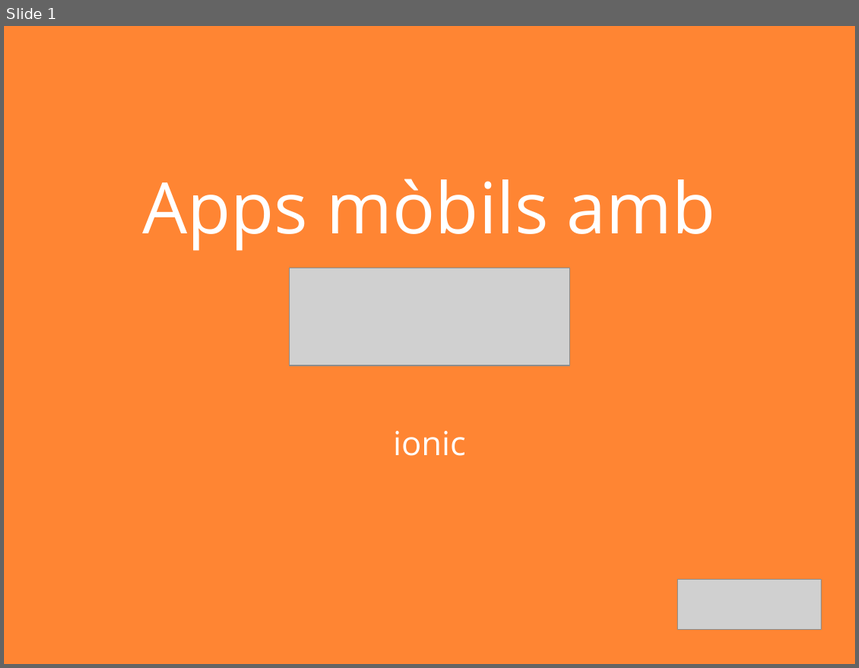
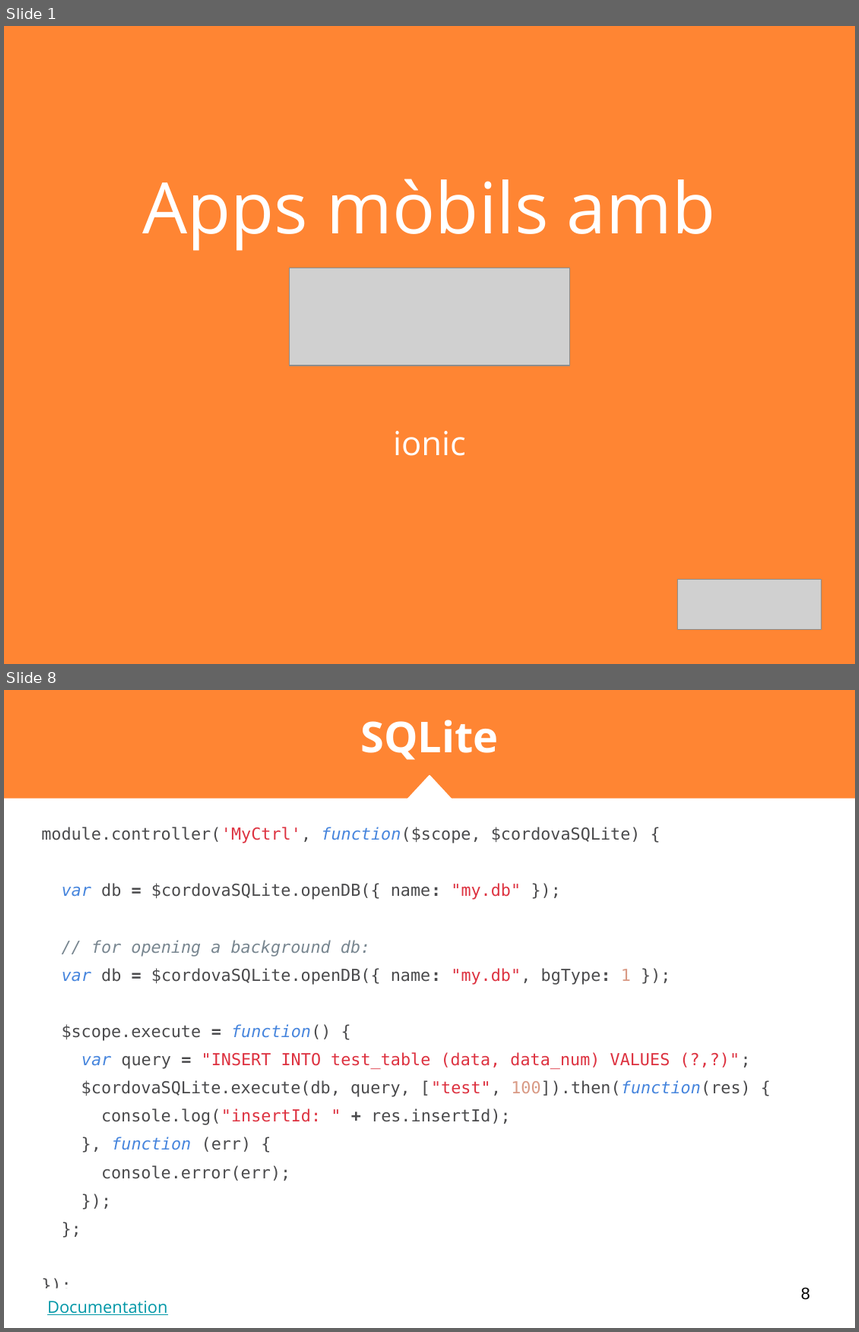
Before and after one commit to nmaletm/git-presentation, a slide deck: Presentations/P3.1 - Ionic.pptx. Shown one above the other, each under a label of ours: slide 1 before the commit, slides 1 and 8 after it; the slides between them are not shown. The pictures are 859x668 and 859x1332 pixels, drawn with LibreOffice and Linux fonts; fonts in the diff are those of the drawing; grey boxes stand for pictures. Boxes give left, top, right and bottom in pixels: in the first picture for what was removed or moved away, otherwise in the second. Text is boxed around its words. In the diff, an @@ line names an element or a change of style, - is before the commit and + after.

```diff
--- a/Presentations/P3.1 - Ionic.pptx
+++ b/Presentations/P3.1 - Ionic.pptx
@@ slide 8 added at (4,690,855,1328), background #FFFFFF @@
@@ rectangle added at (4,690,855,798), fill #FF8533 @@
@@ title added at (360,720,498,760), 36 pt, text #FFFFFF, bold @@
+SQLite
@@ triangle added at (408,774,452,797), fill #FF8533 @@
@@ triangle added at (408,776,451,799), fill #FFFFFF, outline #FFFFFF 1.5 pt @@
@@ rectangle added at (4,796,855,798), fill #FF8533 @@
@@ text added at (41,827,750,1181), 14 pt, text #4A4A4C @@
+module.controller('MyCtrl', function($scope, $cordovaSQLite) {
+var db = $cordovaSQLite.openDB({ name: "my.db" });
+// for opening a background db:
+var db = $cordovaSQLite.openDB({ name: "my.db", bgType: 1 });
+$scope.execute = function() {
+var query = "INSERT INTO test_table (data, data_num) VALUES (?,?)";
+$cordovaSQLite.execute(db, query, ["test", 100]).then(function(res) {
+console.log("insertId: " + res.insertId);
+}, function (err) {
+console.error(err);
+});
+};
+});
@@ text added at (47,1301,167,1315), 14 pt, text #0097A7, underline @@
+Documentation
@@ page number added at (801,1287,810,1300), 14 pt, text #000000 @@
+8
```
Also in this commit, not shown: 30 other slides added, 1 slide removed, 6 other files.
